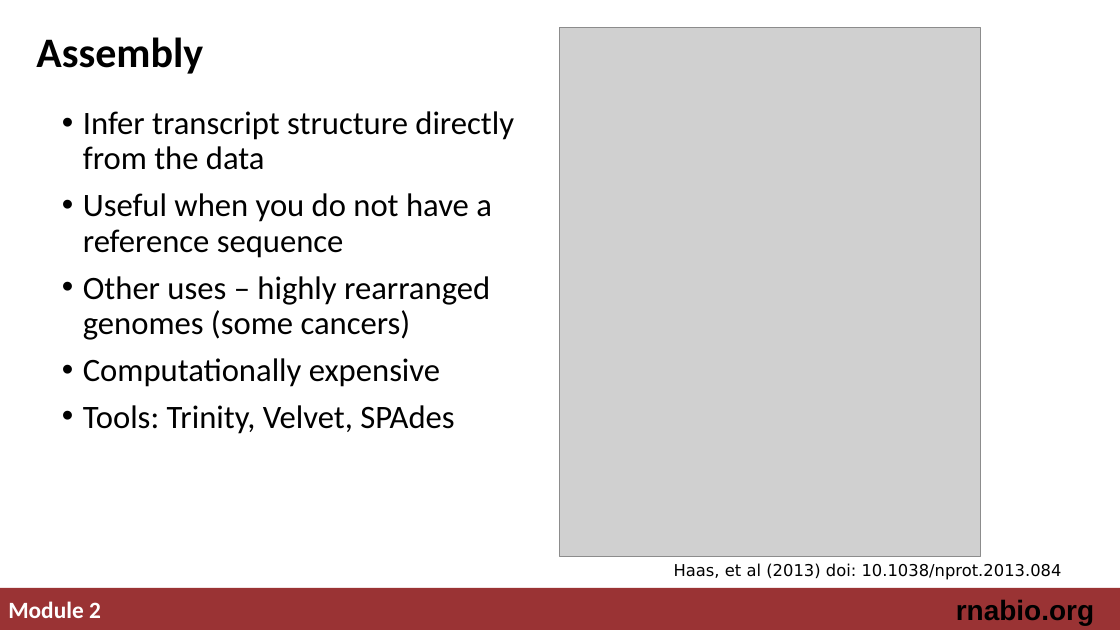
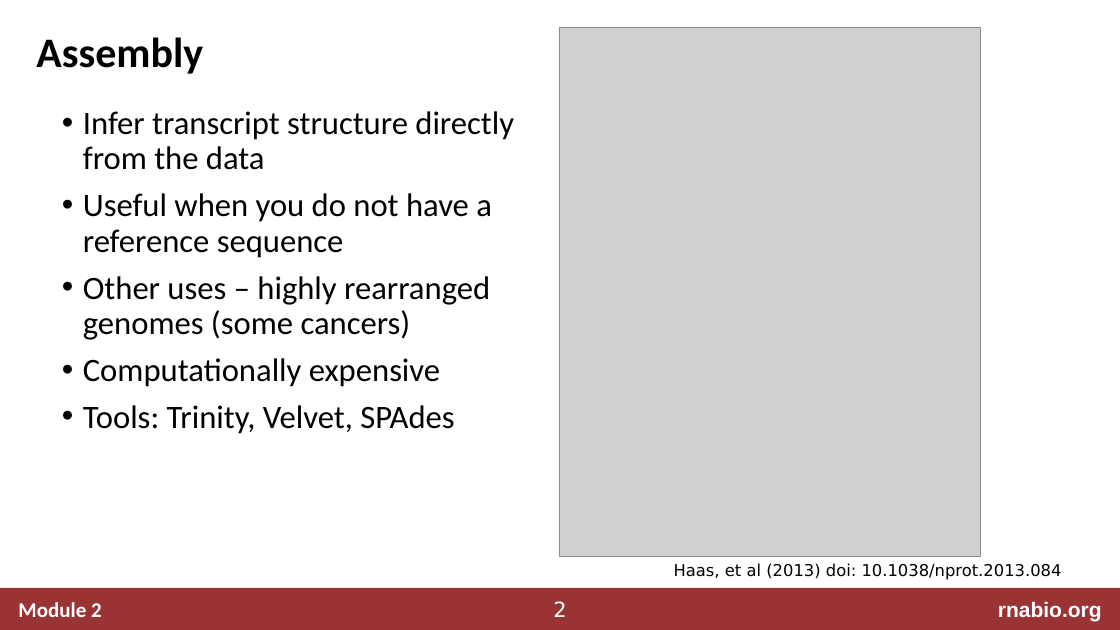
Before and after one commit to griffithlab/rnabio.org, a slide deck: slide 2 of assets/lectures/cshl/2019/mini/RNASeq_MiniLecture_02_02_Alignment_vs_Assembly_vs_Kmer.pptx. Drawn at 1120x630 pixels with LibreOffice and Linux fonts; fonts in the diff are those of the drawing; grey boxes stand for pictures. Boxes give left, top, right and bottom in pixels: in the first picture for what was removed or moved away, otherwise in the second. Text is boxed around its words. In the diff, an @@ line names an element or a change of style, - is before the commit and + after.

```diff
--- a/assets/lectures/cshl/2019/mini/RNASeq_MiniLecture_02_02_Alignment_vs_Assembly_vs_Kmer.pptx
+++ b/assets/lectures/cshl/2019/mini/RNASeq_MiniLecture_02_02_Alignment_vs_Assembly_vs_Kmer.pptx
@@ text "Module 2": place and size @@
-text "Module 2" at box(8, 601, 101, 618)
+text "Module 2" at box(18, 602, 102, 617)
@@ text "Module 2" at box(18, 602, 102, 617): size 20 to 18 pt @@
@@ text "rnabio.org": place and size @@
-text "rnabio.org" at box(956, 599, 1094, 625)
+text "rnabio.org" at box(998, 601, 1102, 621)
@@ text "rnabio.org" at box(998, 601, 1102, 621): size 24 to 18 pt, text colour #000000 to #FFFFFF @@
@@ page number added at box(553, 601, 566, 617), 18 pt, text #FFFFFF @@
+2
```
Also in this commit, not shown: 3 other slides changed, 11 other files.
